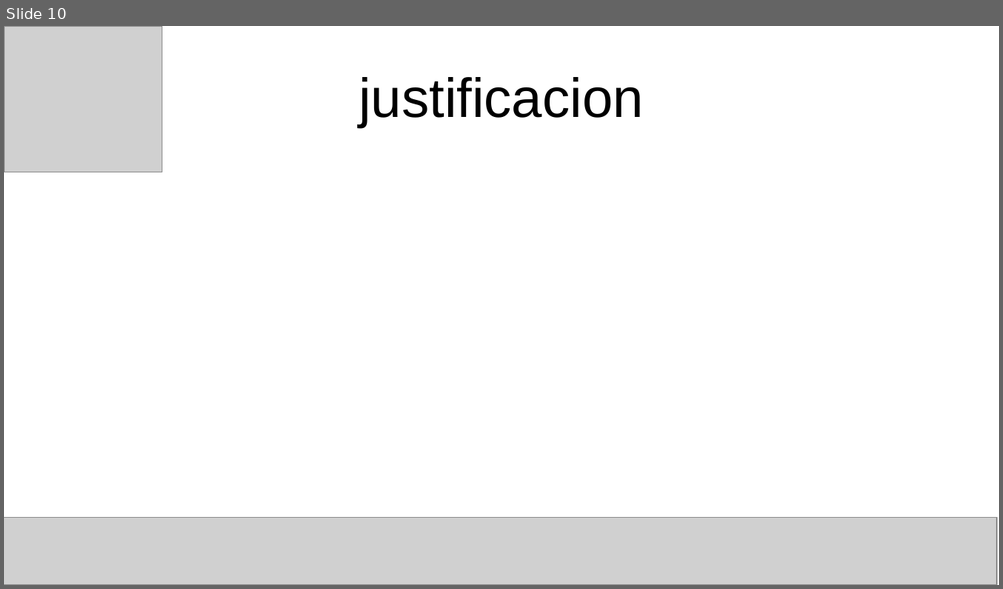
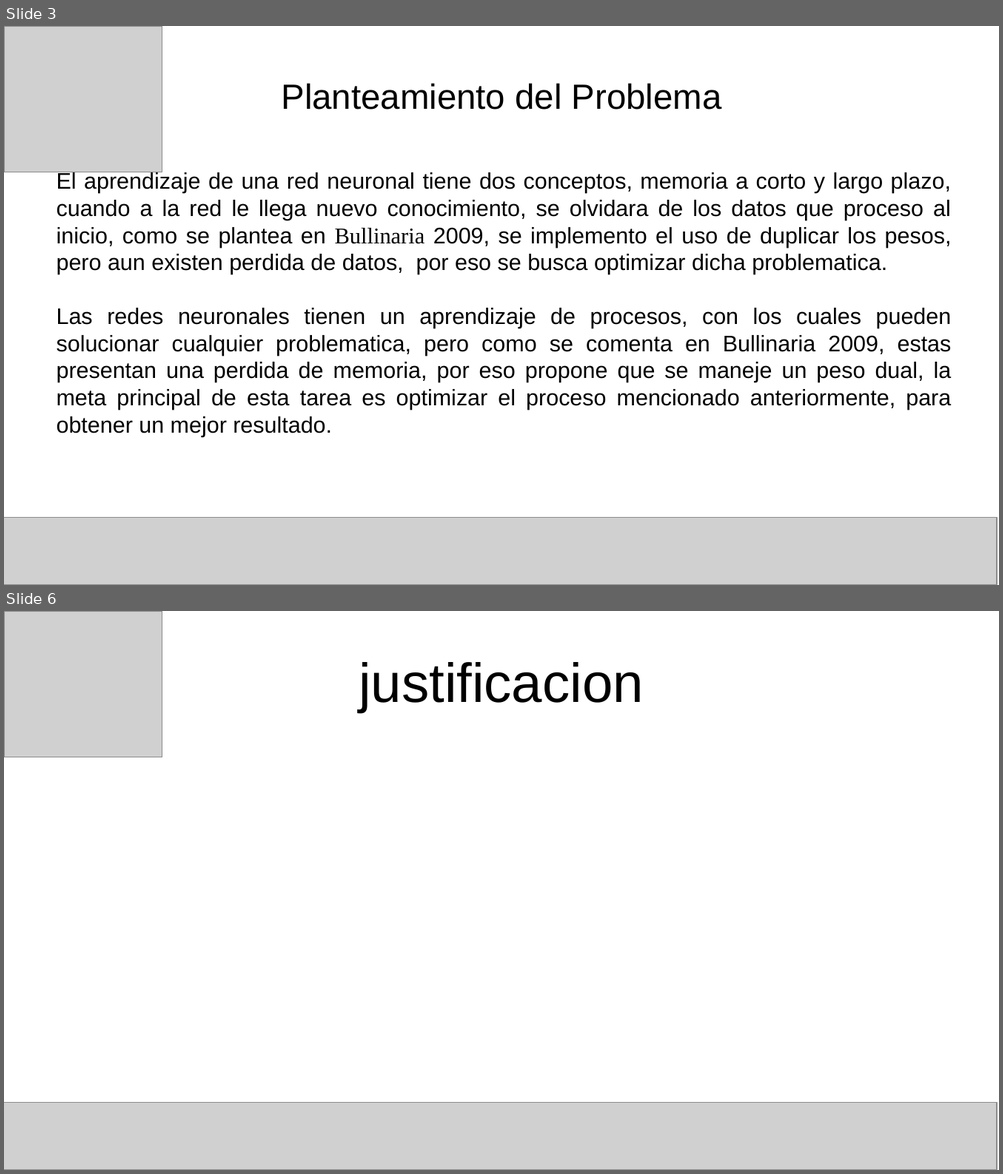
Before and after one commit to Computer-Cluster/Incremental-Learning, a slide deck: Aprendizaje incremental para la tarea de reconocimiento.odp. Shown one above the other, each under a label of ours: slide 10 before the commit, slides 3 and 6 after it; the slides between them are not shown. The pictures are 1003x589 and 1003x1174 pixels, drawn with LibreOffice and Linux fonts; fonts in the diff are those of the drawing; grey boxes stand for pictures. Boxes give left, top, right and bottom in pixels: in the first picture for what was removed or moved away, otherwise in the second. Text is boxed around its words. In the diff, an @@ line names an element or a change of style, - is before the commit and + after.

```diff
--- a/Aprendizaje incremental para la tarea de reconocimiento.odp
+++ b/Aprendizaje incremental para la tarea de reconocimiento.odp
@@ slide 3 added at [4,26,999,585], background #FFFFFF @@
@@ picture added at [4,26,162,173] @@
@@ title added at [282,83,722,110], 28 pt, text #000000 @@
+Planteamiento del Problema
@@ subtitle added at [57,171,951,437], 18 pt, text #000000 @@
+El aprendizaje de una red neuronal tiene dos conceptos, memoria a corto y largo plazo, cuando a la red le llega nuevo conocimiento, se olvidara de los datos que proceso al inicio, como se plantea en Bullinaria 2009, se implemento el uso de duplicar los pesos, pero aun existen perdida de datos, por eso se busca optimizar dicha problematica.
+Las redes neuronales tienen un aprendizaje de procesos, con los cuales pueden solucionar cualquier problematica, pero como se comenta en Bullinaria 2009, estas presentan una perdida de memoria, por eso propone que se maneje un peso dual, la meta principal de esta tarea es optimizar el proceso mencionado anteriormente, para obtener un mejor resultado.
@@ picture added at [4,518,997,585] @@
@@ what was slide 10 is now slide 6 @@
```
Also in this commit, not shown: 4 slides changed, 3 other slides added, 3 slides removed, 3 other files.
